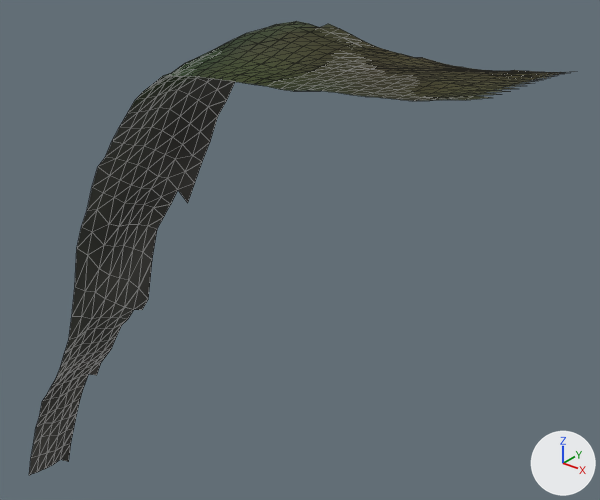
What one commit did to the glTF model eloria-assets/maps/continent-v2/twinbrook/client/chunks/06_07/world.glb.
Rendered twice from a 50 mm camera at (-249.3, 103.6, 149.2) aimed at (-327.8, 201.8, 88.3). The lights are fixed; the arrows at lower right show +X, +Y and +Z. The picture after the commit comes second. Mesh edges are drawn as thin lines. Where no turn or scale is listed for an object, it has been applied to the vertices. Vertices at exactly the same position are counted once.

Names of what the first picture shows: 'AuthoredGround_twinbrookBase_twinbrook_06_07', 'Terrain_twinbrook_06_07'.
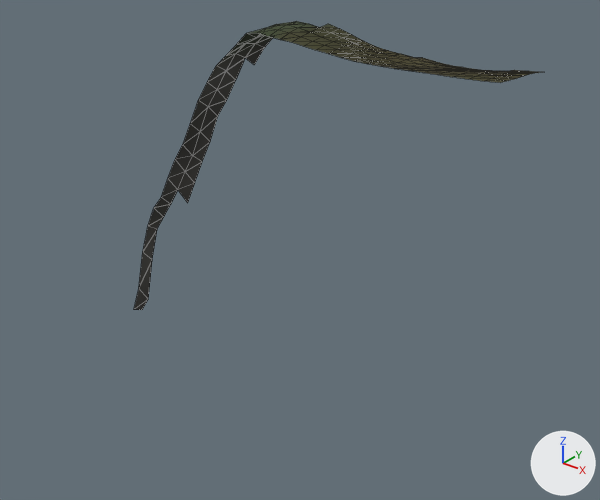
What differs and where, as boxes (x1, y1, x2, y2) in the pictures (600 x 500 px):
'Terrain_twinbrook_06_07', reshaped (17% narrower, 37% shorter)
    before: (29, 24, 519, 475)
    after: (134, 24, 541, 310)
'AuthoredGround_twinbrookBase_twinbrook_06_07', reshaped (23% narrower, 39% shorter)
    before: (60, 21, 575, 367)
    after: (146, 21, 540, 233)
part 1 of me_terrain_twinbrook_06_07, deleted
    before: (29, 76, 433, 475)
part 2 of me_authoredground_twinbrookbase_twinbrook_06_07, deleted
    before: (60, 33, 575, 367)

Edits to the bpy script that builds the scene:
```text
Change me_terrain_twinbrook_06_07:
    used by ob_terrain_twinbrook_06_07; location = (-1154.0, 6956.0, 0.0)
    remove me_terrain_twinbrook_06_07.from_pydata(...)  # 457 vertices, 792 faces; spans x 771.0..867.0, y -6779.0..-6755.0, z 24.0..127.4
    add me_terrain_twinbrook_06_07.from_pydata(...)  # 149 vertices, 216 faces; spans x 797.0..865.0, y -6767.0..-6755.0, z 71.1..127.4
    me_terrain_twinbrook_06_07 part 1: 308 vertices removed from x 771.0..867.0, y -6779.0..-6755.0, z 24.0..126.6
Change me_authoredground_twinbrookbase_twinbrook_06_07:
    used by ob_authoredground_twinbrookbase_twinbrook_06_07; location = (-1154.0, 6956.0, 0.0)
    remove me_authoredground_twinbrookbase_twinbrook_06_07.from_pydata(...)  # 461 vertices, 792 faces; spans x 771.0..869.0, y -6779.0..-6755.0, z 25.7..127.4
    add me_authoredground_twinbrookbase_twinbrook_06_07.from_pydata(...)  # 143 vertices, 210 faces; spans x 797.0..865.0, y -6767.0..-6755.0, z 72.0..127.4
    me_authoredground_twinbrookbase_twinbrook_06_07 part 2: 318 vertices removed from x 771.0..869.0, y -6779.0..-6755.0, z 25.7..126.7
```
